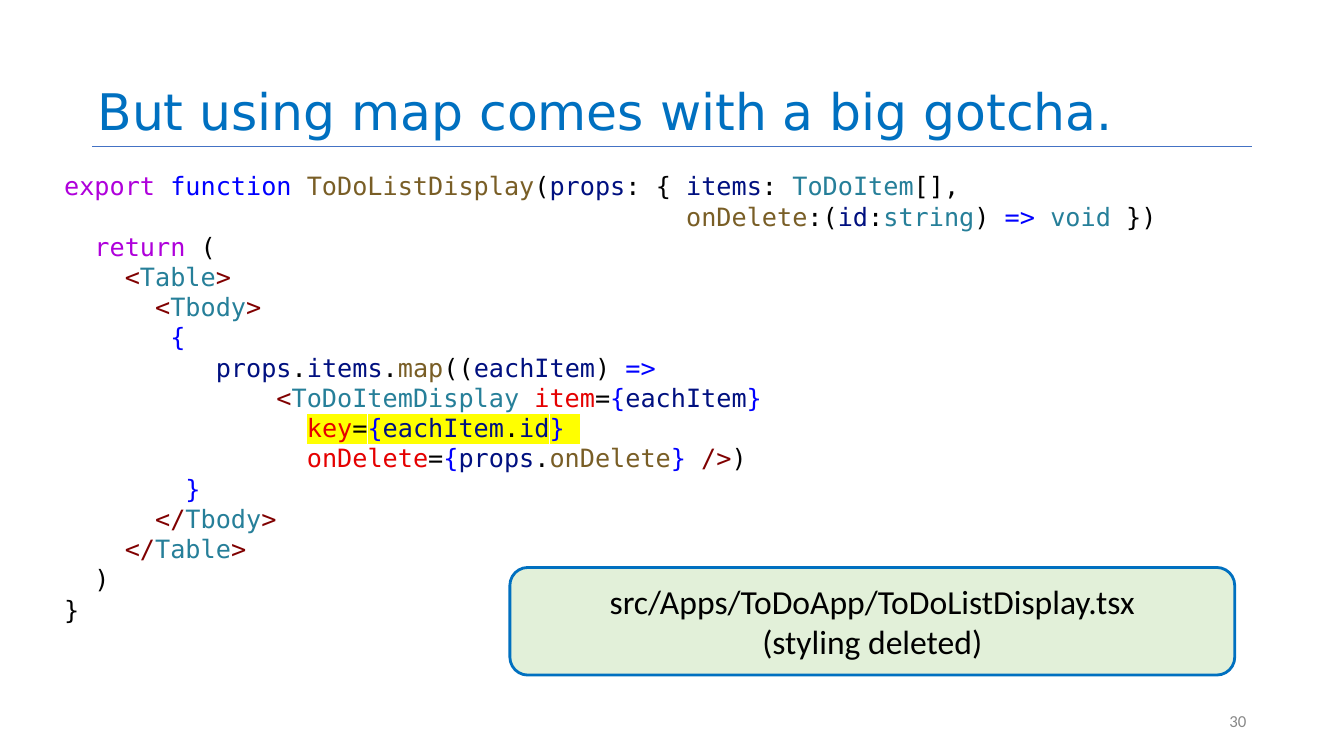
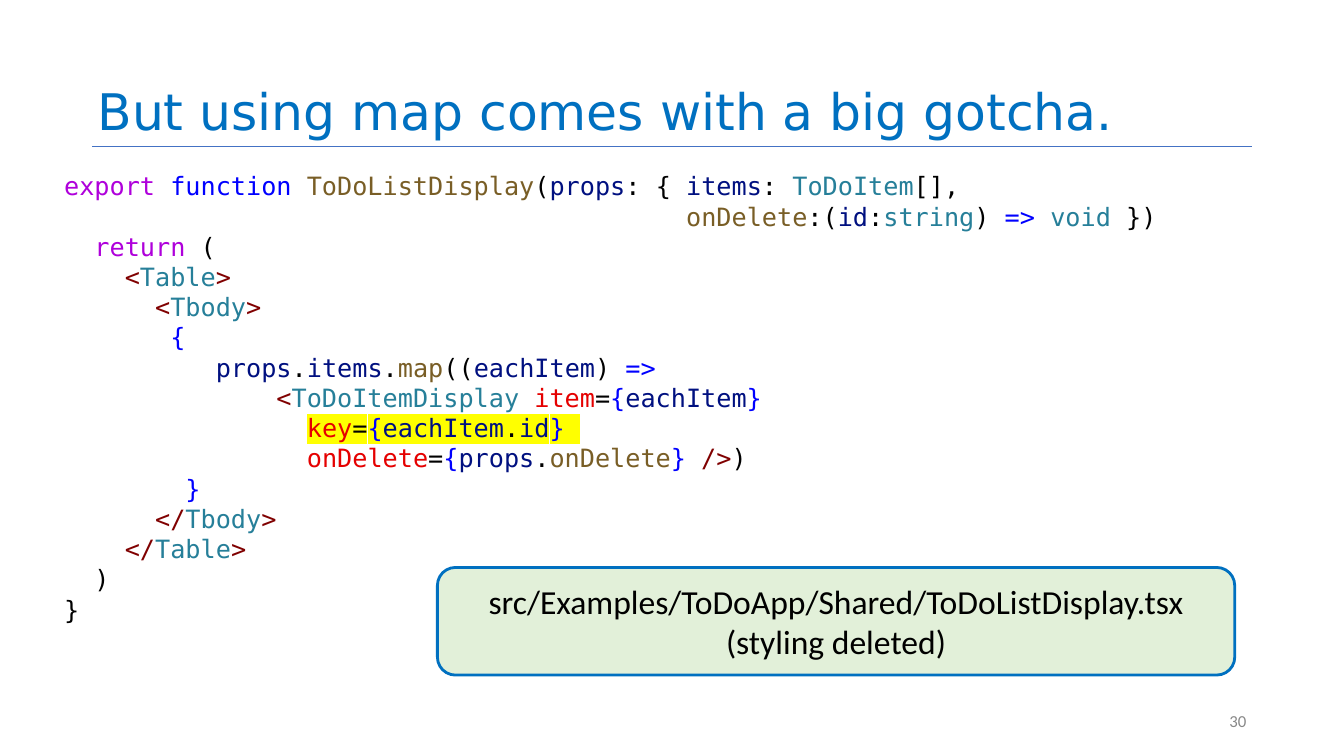
Before and after one commit to neu-se/CS4530-Fall-2026, a slide deck: slide 30 of Slides/Module 05 React Basics.pptx. Drawn at 1344x756 pixels with LibreOffice and Linux fonts; fonts in the diff are those of the drawing. Boxes give left, top, right and bottom in pixels: in the first picture for what was removed or moved away, otherwise in the second. Text is boxed around its words. In the diff, an @@ line names an element or a change of style, - is before the commit and + after.

```diff
--- a/Slides/Module 05 React Basics.pptx
+++ b/Slides/Module 05 React Basics.pptx
@@ rounded rectangle "src/Examples/ToDoApp/Shared/ToDoListDisplay.tsx": place and size @@
-rounded rectangle "src/Examples/ToDoApp/Shared/ToDoListDisplay.tsx" at (510, 568, 1235, 676)
+rounded rectangle "src/Examples/ToDoApp/Shared/ToDoListDisplay.tsx" at (438, 568, 1235, 676)
@@ text in rounded rectangle at (489, 590, 1184, 620): text changed @@
-src/Apps/ToDoApp/ToDoListDisplay.tsx
+src/Examples/ToDoApp/Shared/ToDoListDisplay.tsx
```
Also in this commit, not shown: 14 other slides changed, 3 other files.
